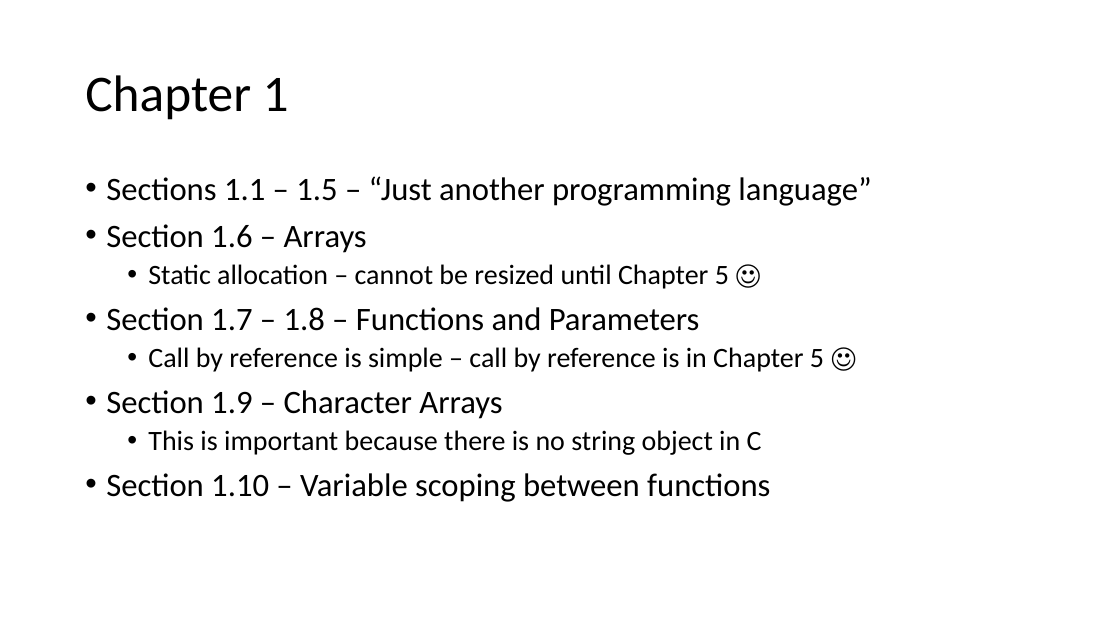
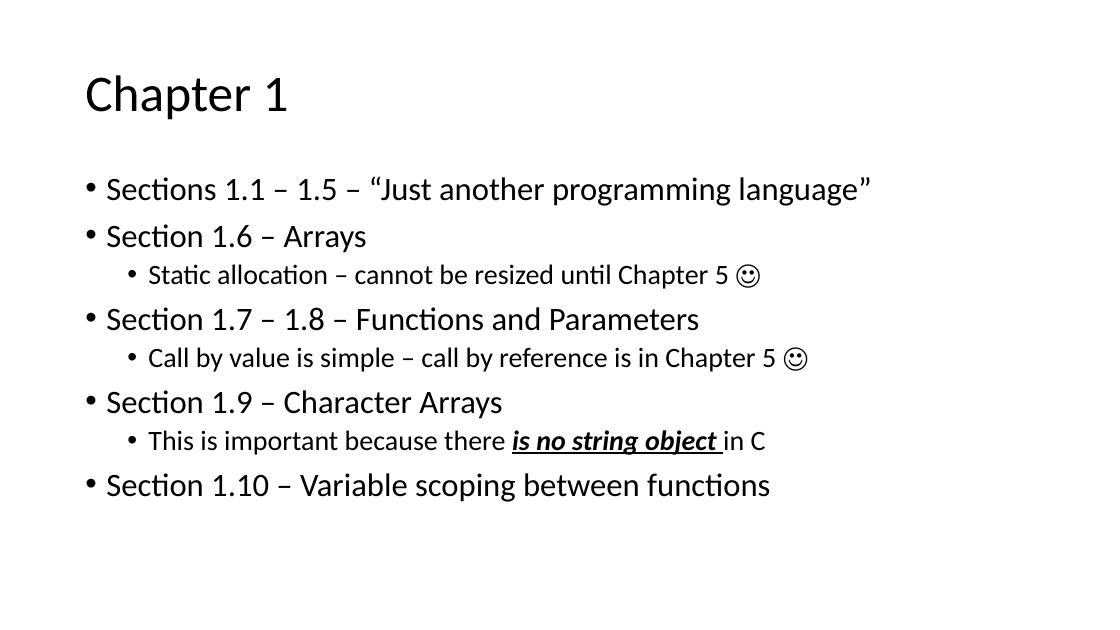
Before and after one commit to csev/cc4e, a slide deck: slide 4 of lectures/KR-1.pptx. Drawn at 1120x630 pixels with LibreOffice and Linux fonts; fonts in the diff are those of the drawing. Boxes give left, top, right and bottom in pixels: in the first picture for what was removed or moved away, otherwise in the second. Text is boxed around its words. In the diff, an @@ line names an element or a change of style, - is before the commit and + after.

```diff
--- a/lectures/KR-1.pptx
+++ b/lectures/KR-1.pptx
@@ text at bbox=[148, 347, 776, 372]: text changed @@
-  • Call by reference is simple – call by reference is in Chapter 5 ☺
+  • Call by value is simple – call by reference is in Chapter 5 ☺
@@ text at bbox=[148, 430, 766, 455]: bold on, italic on, underline on in "is no string object" @@
```
Also in this commit, not shown: 1 other slide changed, 6 other files.
